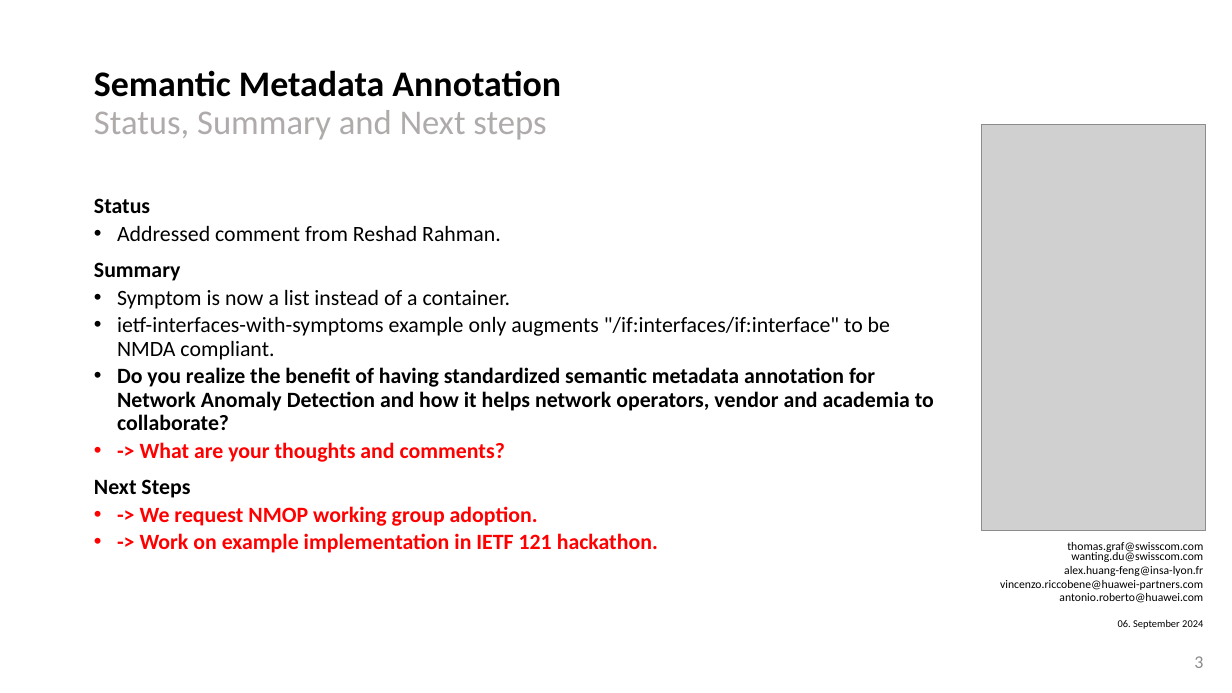
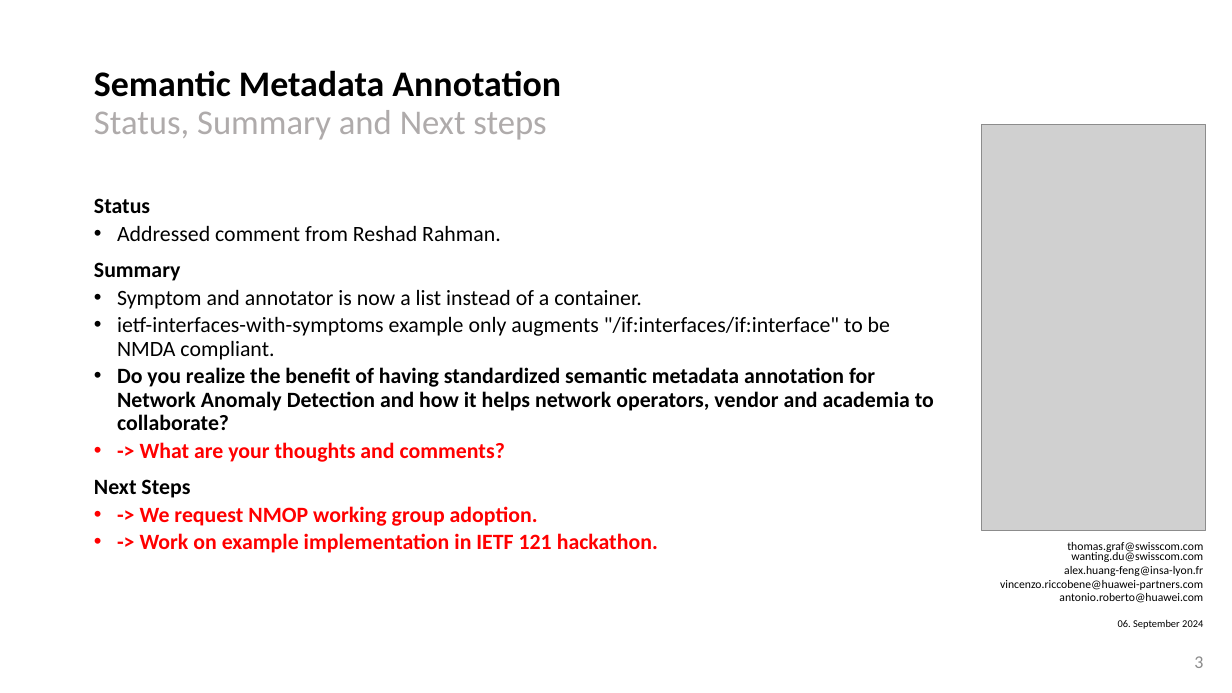
Before and after one commit to network-analytics/ietf-network-analytics-document-status, a slide deck: slide 3 of 121/NMOP/nmop-interim-draft-netana-nmop-network-anomaly-semantics.pptx. Drawn at 1232x693 pixels with LibreOffice and Linux fonts; fonts in the diff are those of the drawing; grey boxes stand for pictures. Boxes give left, top, right and bottom in pixels: in the first picture for what was removed or moved away, otherwise in the second. Text is boxed around its words. In the diff, an @@ line names an element or a change of style, - is before the commit and + after.

```diff
--- a/121/NMOP/nmop-interim-draft-netana-nmop-network-anomaly-semantics.pptx
+++ b/121/NMOP/nmop-interim-draft-netana-nmop-network-anomaly-semantics.pptx
@@ text at (117,290,642,309): text changed @@
-• Symptom is now a list instead of a container.
+• Symptom and annotator is now a list instead of a container.
```
Also in this commit, not shown: 1 other file.
